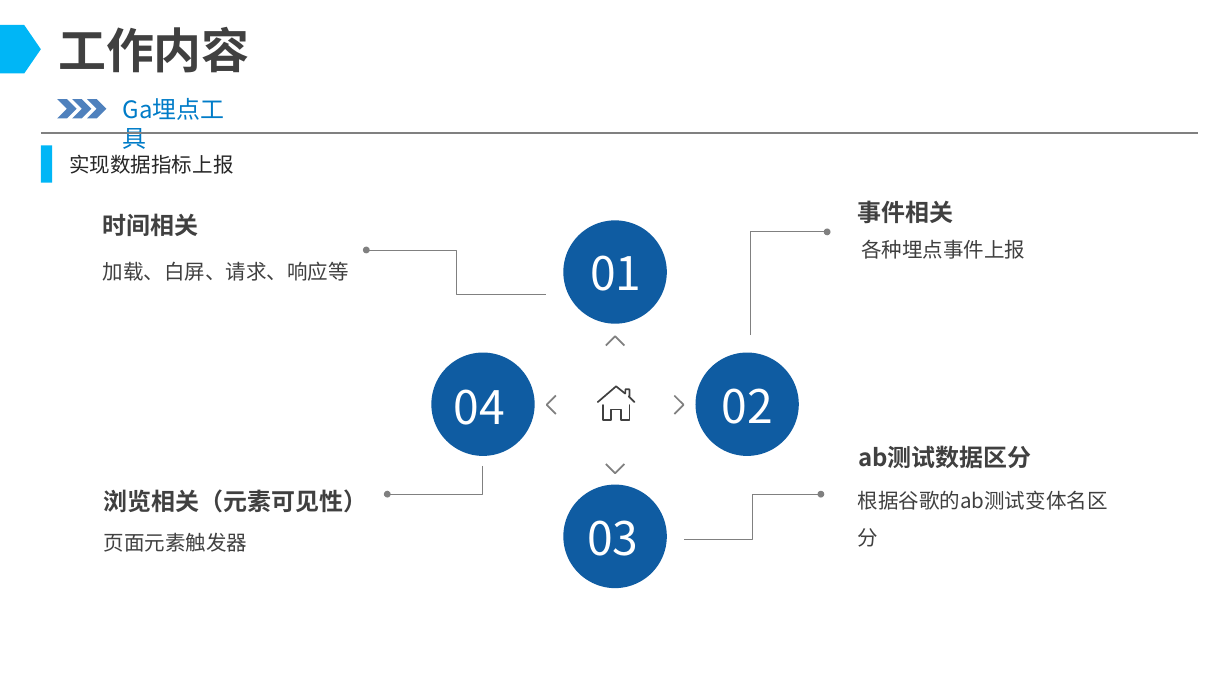
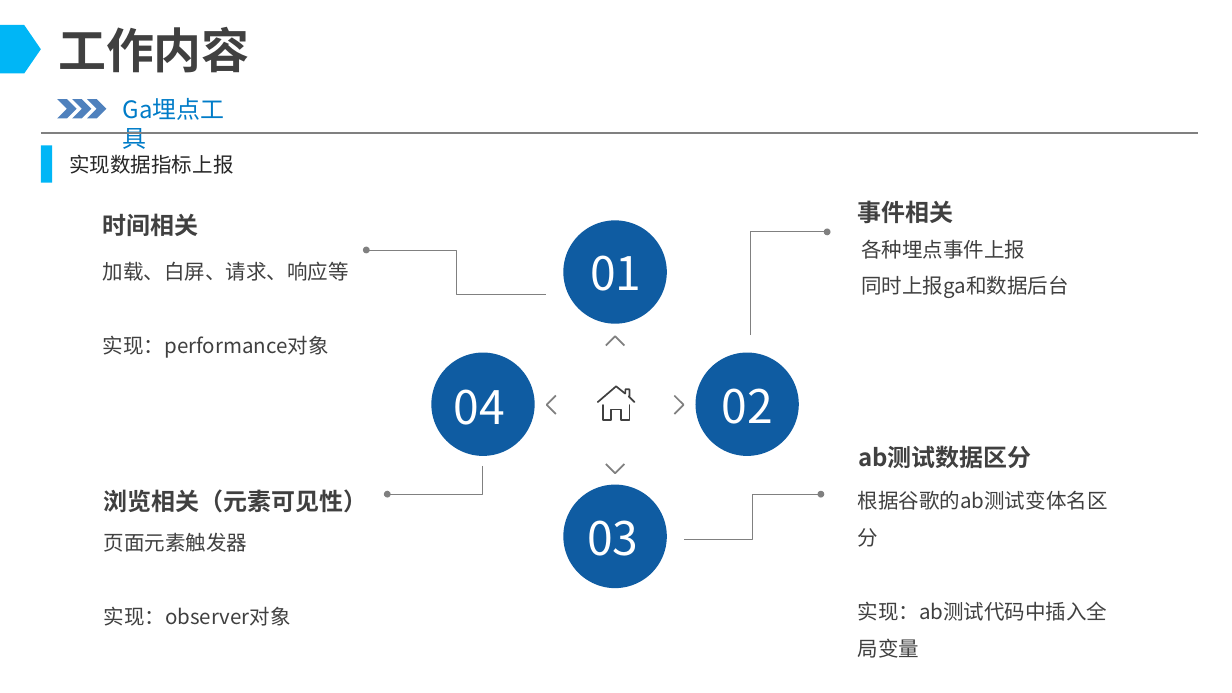
Before and after one commit to illusionGD/test, a slide deck: slide 12 of 谭锦德-2022述职PPT.pptx. Drawn at 1232x693 pixels with LibreOffice and Linux fonts; fonts in the diff are those of the drawing; background and template pictures are left out. Boxes give left, top, right and bottom in pixels: in the first picture for what was removed or moved away, otherwise in the second. Text is boxed around its words. In the diff, an @@ line names an element or a change of style, - is before the commit and + after.

```diff
--- a/谭锦德-2022述职PPT.pptx
+++ b/谭锦德-2022述职PPT.pptx
@@ text at (861, 275, 1068, 298): paragraph added @@
+同时上报ga和数据后台
@@ text at (103, 335, 329, 358): paragraph added @@
+实现：performance对象
@@ text at (104, 606, 291, 626): paragraph added @@
+实现：observer对象
@@ text at (858, 601, 1108, 621): paragraph added @@
+实现：ab测试代码中插入全局变量
```
Also in this commit, not shown: 3 other slides changed, 6 slides added.
